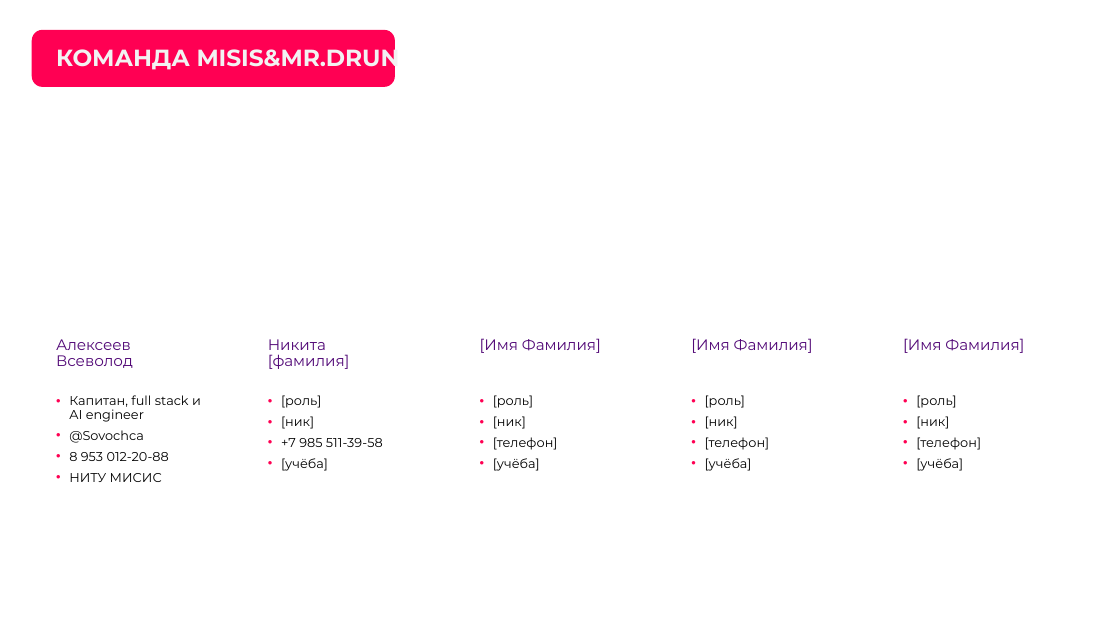
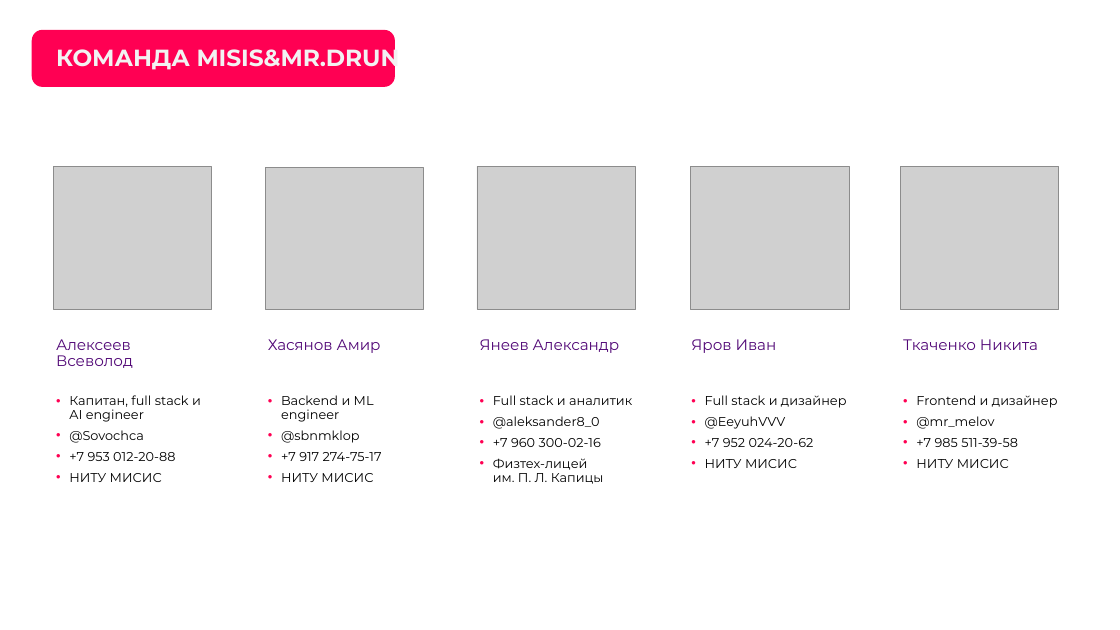
Before and after one commit to ULTIMO228/RespondersAcademy, a slide deck: slide 3 of docs/pitch/Responders_Academy_MISIS-MR.DRUN.pptx. Drawn at 1120x630 pixels with LibreOffice and Linux fonts; fonts in the diff are those of the drawing; grey boxes stand for pictures; background and template pictures are left out. Boxes give left, top, right and bottom in pixels: in the first picture for what was removed or moved away, otherwise in the second. Text is boxed around its words. In the diff, an @@ line names an element or a change of style, - is before the commit and + after.

```diff
--- a/docs/pitch/Responders_Academy_MISIS-MR.DRUN.pptx
+++ b/docs/pitch/Responders_Academy_MISIS-MR.DRUN.pptx
@@ picture added at [54,167,212,310] @@
@@ picture added at [266,168,423,310] @@
@@ picture added at [477,166,635,310] @@
@@ picture added at [691,166,849,310] @@
@@ picture added at [901,166,1059,310] @@
@@ text at [268,339,381,353]: text changed @@
-Никита [фамилия]
+Хасянов Амир
@@ text at [480,339,619,353]: text changed @@
-[Имя Фамилия]
+Янеев Александр
@@ text at [691,339,777,353]: text changed @@
-[Имя Фамилия]
+Яров Иван
@@ text at [903,339,1038,350]: text changed @@
-[Имя Фамилия]
+Ткаченко Никита
@@ text at [281,395,382,482]: text changed @@
-• [роль]
-• [ник]
-• +7 985 511-39-58
-• [учёба]
+• Backend и ML engineer
+• @sbnmklop
+• +7 917 274-75-17
+• НИТУ МИСИС
@@ text at [493,395,632,484]: text changed @@
-• [роль]
-• [ник]
-• [телефон]
-• [учёба]
+• Full stack и аналитик
+• @aleksander8_0
+• +7 960 300-02-16
+• Физтех-лицей им. П. Л. Капицы
@@ text at [705,395,847,468]: text changed @@
-• [роль]
-• [ник]
-• [телефон]
-• [учёба]
+• Full stack и дизайнер
+• @EeyuhVVV
+• +7 952 024-20-62
+• НИТУ МИСИС
@@ text at [916,395,1058,468]: text changed @@
-• [роль]
-• [ник]
-• [телефон]
-• [учёба]
+• Frontend и дизайнер
+• @mr_melov
+• +7 985 511-39-58
+• НИТУ МИСИС
@@ text at [69,452,175,461]: text changed @@
-• 8 953 012-20-88
+• +7 953 012-20-88
```
